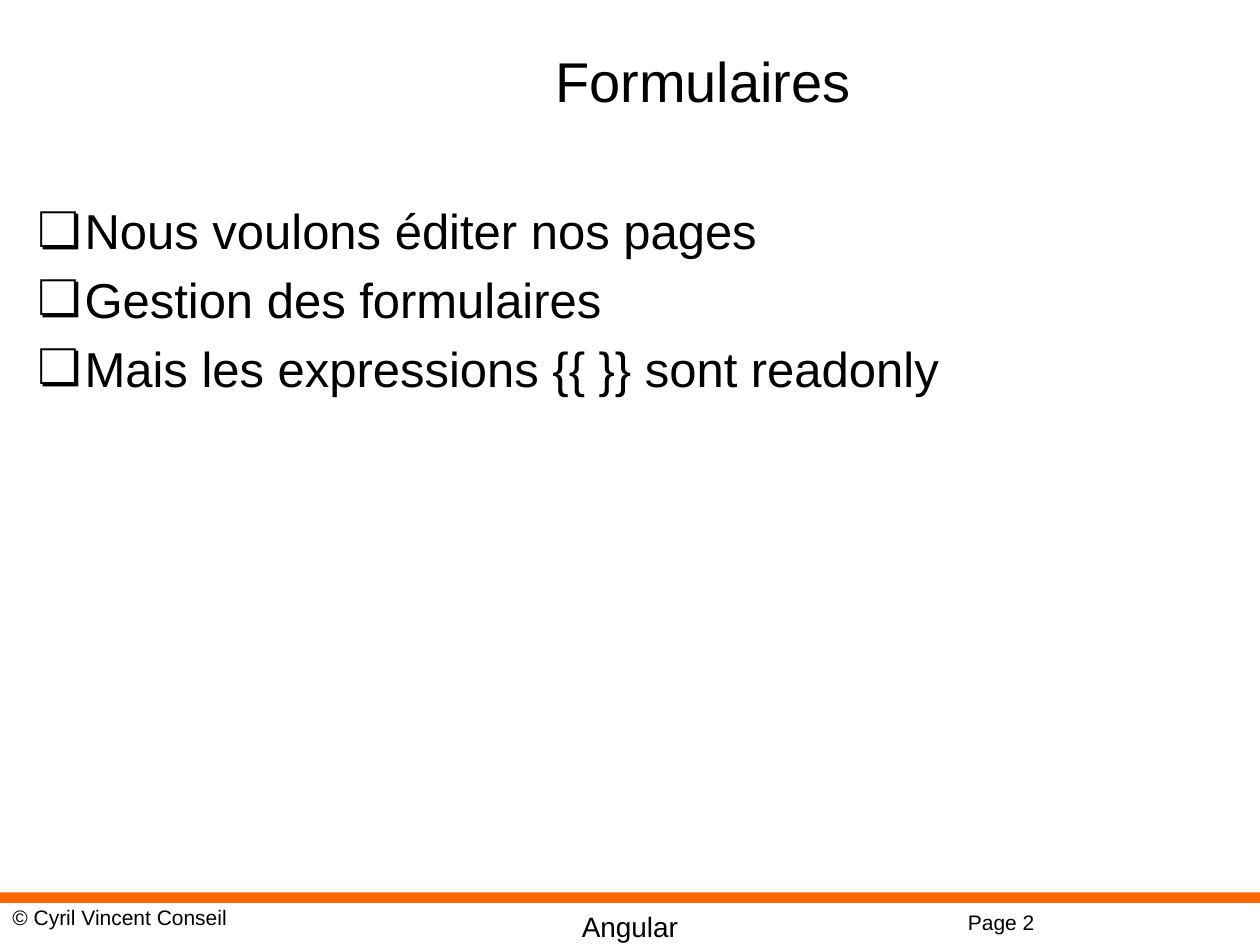
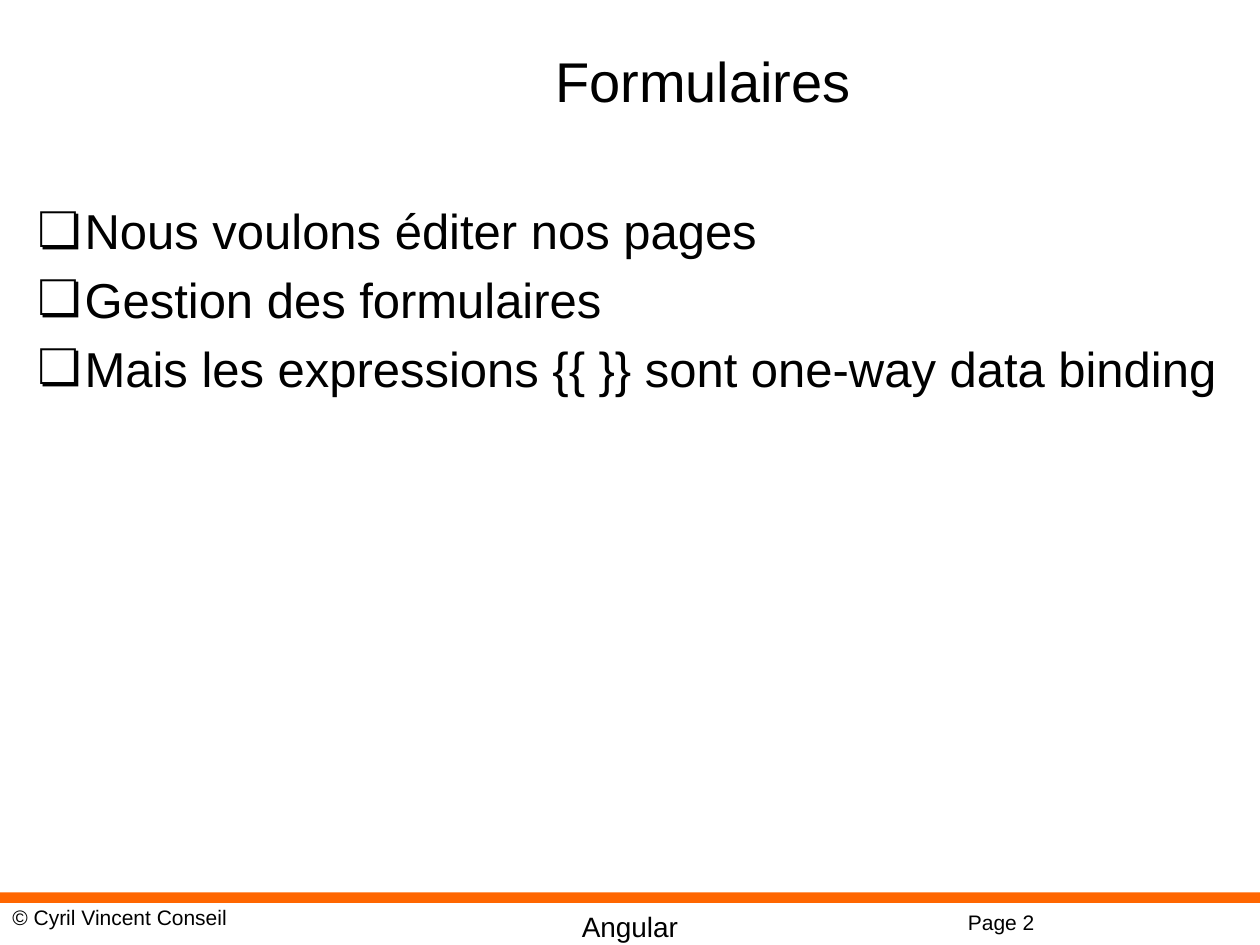
Before and after one commit to cyrilvincent/POE, a slide deck: slide 2 of ppt/angular/Angular06-Binding.pptx. Drawn at 1260x945 pixels with LibreOffice and Linux fonts; fonts in the diff are those of the drawing; background and template pictures are left out. Boxes give left, top, right and bottom in pixels: in the first picture for what was removed or moved away, otherwise in the second. Text is boxed around its words. In the diff, an @@ line names an element or a change of style, - is before the commit and + after.

```diff
--- a/ppt/angular/Angular06-Binding.pptx
+++ b/ppt/angular/Angular06-Binding.pptx
@@ text at <box>85,351,1216,397</box>: text changed @@
-❏ Mais les expressions {{ }} sont readonly
+❏ Mais les expressions {{ }} sont one-way data binding
```
Also in this commit, not shown: 2 other slides changed, 11 slides added, 7 other files.
